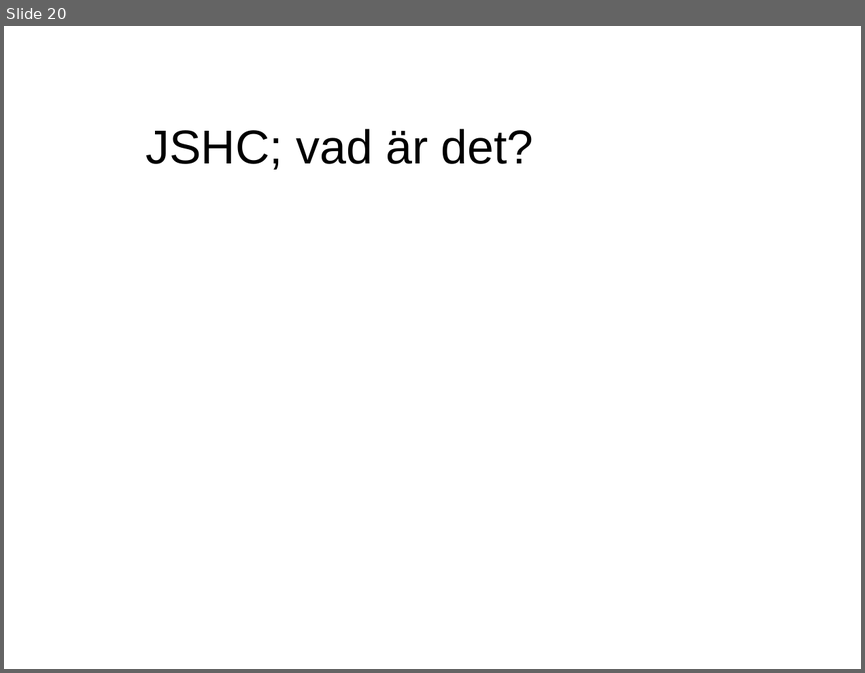
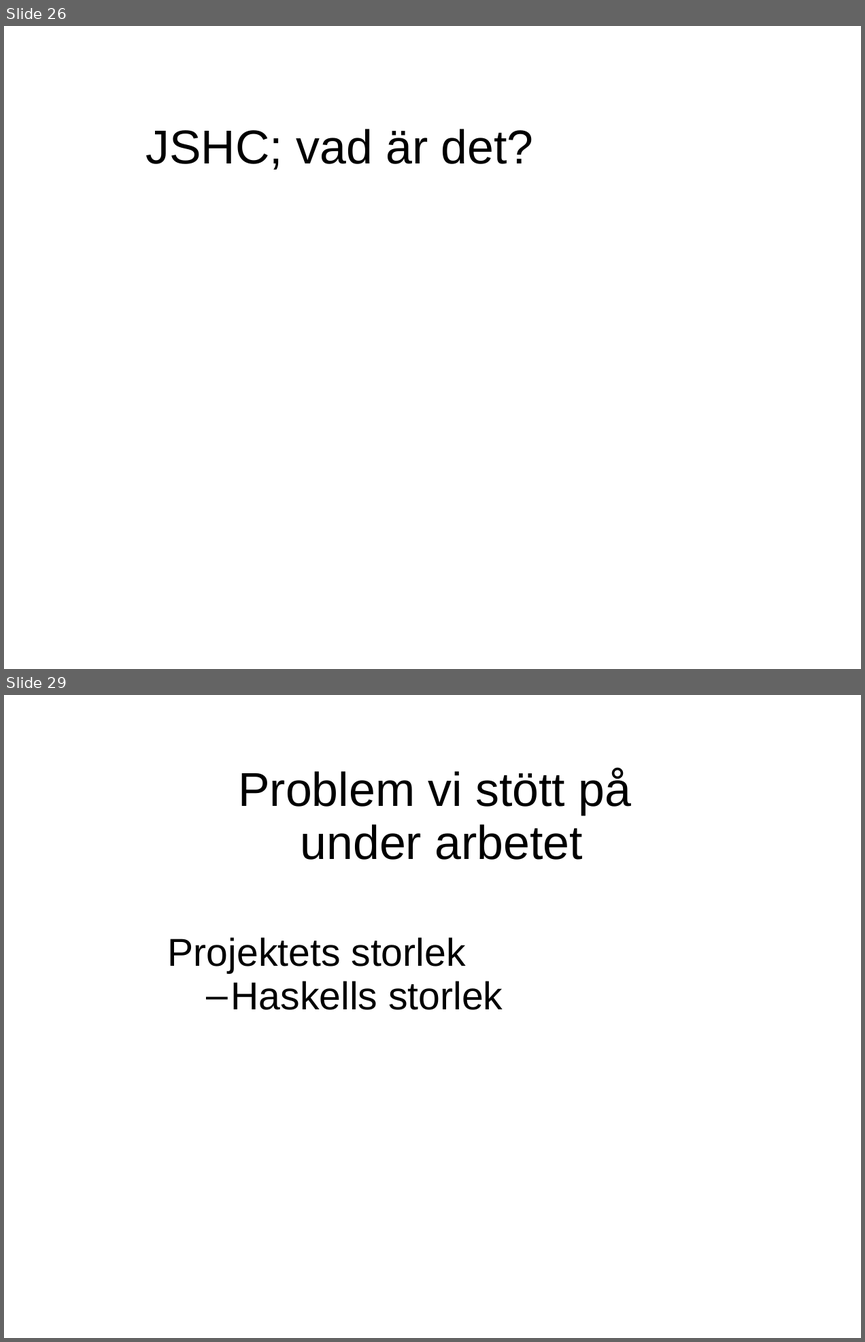
Before and after one commit to evilcandybag/JSHC, a slide deck: report/presentation.ppt. Shown one above the other, each under a label of ours: slide 20 before the commit, slides 26 and 29 after it; the slides between them are not shown. The pictures are 865x673 and 865x1342 pixels, drawn with LibreOffice and Linux fonts; fonts in the diff are those of the drawing. Boxes give left, top, right and bottom in pixels: in the first picture for what was removed or moved away, otherwise in the second. Text is boxed around its words. In the diff, an @@ line names an element or a change of style, - is before the commit and + after.

```diff
--- a/report/presentation.ppt
+++ b/report/presentation.ppt
@@ slide 29 added at (x1=4, y1=695, x2=861, y2=1338), background #FFFFFF @@
@@ text added at (x1=238, y1=768, x2=632, y2=860), 44 pt, text #000000 @@
+Problem vi stött på
+under arbetet
@@ text added at (x1=168, y1=937, x2=502, y2=1010), 36 pt, text #000000 @@
+Projektets storlek
+  – Haskells storlek
@@ what was slide 20 is now slide 26 @@
```
Also in this commit, not shown: 5 slides changed, 16 other slides added, 2 slides removed, 4 other files.
